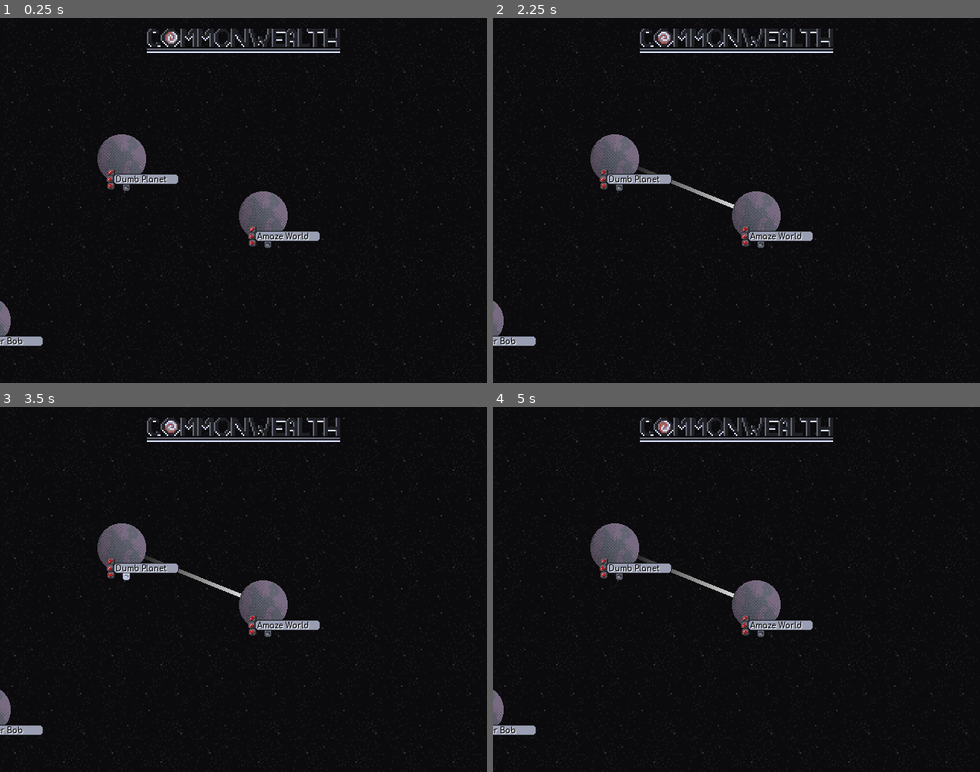
Above: before the commit, frames 1-4 (two rows, left to right).
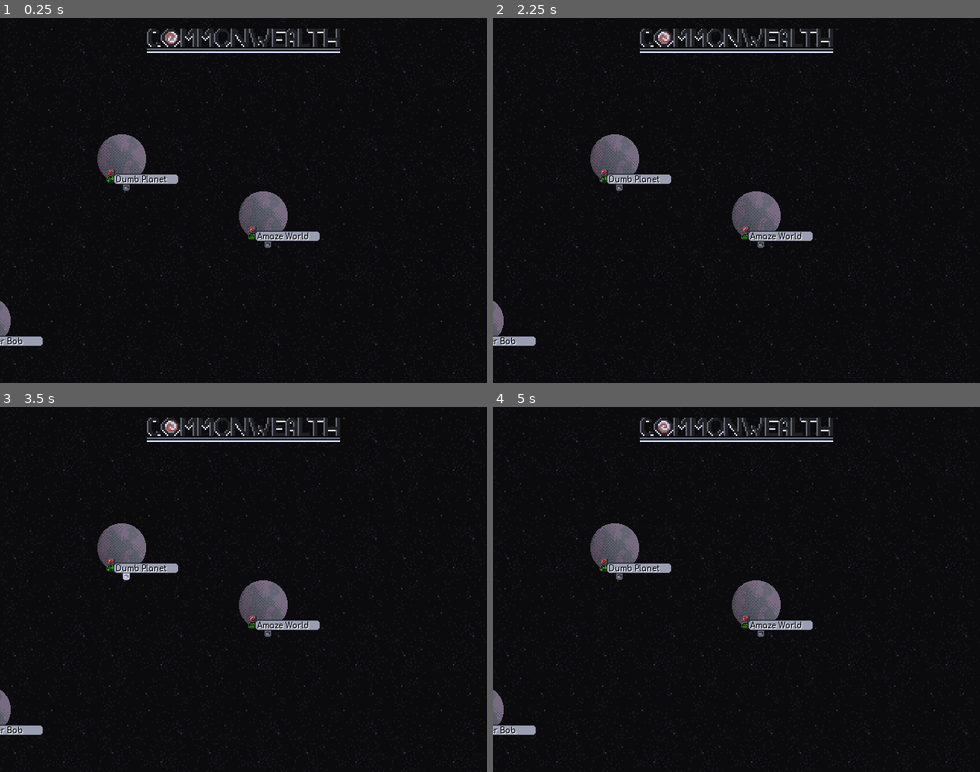
Above: after the commit, the same moments.

Repository: HumansAreHumans/CommonWealthGodot
Game: Godot game, scene res://scene/Main.tscn
Two runs of this game, one before a commit and one after it. Both use one fixed random seed, a clock stepped at 60 frames per second and the inputs below.
Inputs (mouse positions are in pixels of both pictures, inside the frame that each line leads up to):
- Up to frame 1 (0.25 s): no input
- Up to frame 2 (2.25 s): move the mouse to (755, 215) at 0.52 s; click (755, 215) at 0.67 s; tap Enter at 1.25 s; move the mouse to (760, 244) at 1.27 s; click (760, 244) at 1.42 s; move the mouse to (614, 160) at 2.02 s; click (614, 160) at 2.17 s
- Up to frame 3 (3.5 s): move the mouse to (126, 578) at 2.77 s; click (126, 578) at 2.92 s
- Up to frame 4 (5 s): move the mouse to (882, 644) at 3.52 s; click (882, 644) at 3.67 s; move the mouse to (590, 534) at 4.27 s; click (590, 534) at 4.42 s

The runs differ from the first frame. In frame 1, 0.1% of the frame differs, in the area x 22-53%, y 3-63%; in frame 2, 0.3%; in frame 3, 0.3%; in frame 4, 0.3%.

Commit message:
Added showing resource produced/consumed on planet

Diff:
--- a/scene/Main.tscn
+++ b/scene/Main.tscn
@@ -84,6 +84,7 @@
 
 [node name="UI" type="CanvasLayer" parent="." index="2"]
 
+editor/display_folded = true
 layer = 1
 offset = Vector2( 0, 0 )
 rotation = 0.0
@@ -114,6 +115,5 @@
 scale = Vector2( 2, 2 )
 frames = SubResource( 1 )
 animation = "default"
-frame = 1
 playing = true
 _sections_unfolded = [ "Transform" ]
--- a/scene/Planet.tscn
+++ b/scene/Planet.tscn
@@ -31,7 +31,7 @@
 custom_solver_bias = 0.0
 radius = 25.3542
 
-[node name="Planet" type="Area2D" index="0"]
+[node name="Planet" type="Area2D"]
 
 input_pickable = true
 gravity_vec = Vector2( 0, 1 )
@@ -102,3 +102,5 @@
 [connection signal="timeout" from="ProduceConsume" to="." method="_on_ProduceConsume_timeout"]
 
 [connection signal="timeout" from="GateTransfer" to="." method="_on_GateTransfer_timeout"]
+
+[connection signal="portal_link" from="PlanetHUD" to="." method="_on_PlanetHUD_portal_link"]
--- a/scene/PlanetHUD.tscn
+++ b/scene/PlanetHUD.tscn
@@ -10,9 +10,9 @@
 [ext_resource path="res://art/planet_hud/planet_hud16.png" type="Texture" id=8]
 [ext_resource path="res://art/planet_hud/planet_hud14.png" type="Texture" id=9]
 [ext_resource path="res://art/planet_hud/planet_hud15.png" type="Texture" id=10]
-[ext_resource path="res://PortalButton.gd" type="Script" id=11]
+[ext_resource path="res://script/PortalButton.gd" type="Script" id=11]
 
-[sub_resource type="DynamicFont" id=3]
+[sub_resource type="DynamicFont" id=1]
 
 size = 10
 use_mipmaps = false
@@ -39,12 +39,12 @@
 "speed": 5.0
 } ]
 
-[sub_resource type="RectangleShape2D" id=2]
+[sub_resource type="RectangleShape2D" id=3]
 
 custom_solver_bias = 0.0
 extents = Vector2( 4.69122, 4.69122 )
 
-[node name="PlanetHUD" type="Node2D"]
+[node name="PlanetHUD" type="Node2D" index="0"]
 
 script = ExtResource( 1 )
 _sections_unfolded = [ "Transform", "Z Index" ]
@@ -56,38 +56,39 @@
 
 [node name="r1" type="Sprite" parent="." index="1"]
 
-editor/display_folded = true
 texture = ExtResource( 3 )
 _sections_unfolded = [ "Transform" ]
 
 [node name="Resource" parent="r1" index="0" instance=ExtResource( 4 )]
 
 position = Vector2( -53.758, -16.8652 )
-animation = "bar"
-frame = 1
+animation = "r1"
+frame = 2
 
 [node name="r2" type="Sprite" parent="." index="2"]
 
-editor/display_folded = true
 texture = ExtResource( 5 )
 _sections_unfolded = [ "Transform" ]
 
 [node name="Resource" parent="r2" index="0" instance=ExtResource( 4 )]
 
+modulate = Color( 0.125, 1, 0, 1 )
 position = Vector2( -54.7012, -7.76308 )
-animation = "coal"
-frame = 0
+animation = "r2"
+frame = 2
+_sections_unfolded = [ "Material", "Visibility" ]
 
 [node name="r3" type="Sprite" parent="." index="3"]
 
 editor/display_folded = true
+visible = false
 texture = ExtResource( 6 )
 _sections_unfolded = [ "Transform" ]
 
 [node name="Resource" parent="r3" index="0" instance=ExtResource( 4 )]
 
 position = Vector2( -54.1742, 1.19659 )
-animation = "gem"
+animation = "r3"
 frame = 2
 
 [node name="Name" type="Label" parent="." index="4"]
@@ -116,7 +117,8 @@
 
 [node name="Portal" type="AnimatedSprite" parent="." index="5"]
 
-frames = SubResource( 1 )
+editor/display_folded = true
+frames = SubResource( 2 )
 animation = "unused"
 script = ExtResource( 11 )
 
@@ -134,7 +136,9 @@
 [node name="CollisionShape2D" type="CollisionShape2D" parent="Portal/Area2D" index="0"]
 
 position = Vector2( -33.9709, 4.20592 )
-shape = SubResource( 2 )
+shape = SubResource( 3 )
+
+[connection signal="wanted_link" from="Portal" to="." method="_on_Portal_wanted_link"]
 
 [connection signal="input_event" from="Portal/Area2D" to="Portal" method="_on_Area2D_input_event"]
 
--- a/scene/Resource.tscn
+++ b/scene/Resource.tscn
@@ -1,134 +1,134 @@
 [gd_scene load_steps=39 format=2]
 
-[ext_resource path="res://art/resources/resource2.png" type="Texture" id=1]
-[ext_resource path="res://art/resources/resource13.png" type="Texture" id=2]
-[ext_resource path="res://art/resources/resource14.png" type="Texture" id=3]
-[ext_resource path="res://art/resources/resource15.png" type="Texture" id=4]
-[ext_resource path="res://art/resources/resource8.png" type="Texture" id=5]
-[ext_resource path="res://art/resources/resource9.png" type="Texture" id=6]
-[ext_resource path="res://art/resources/resource10.png" type="Texture" id=7]
-[ext_resource path="res://art/resources/resource12.png" type="Texture" id=8]
-[ext_resource path="res://art/resources/resource1.png" type="Texture" id=9]
-[ext_resource path="res://art/resources/resource28.png" type="Texture" id=10]
-[ext_resource path="res://art/resources/resource29.png" type="Texture" id=11]
-[ext_resource path="res://art/resources/resource30.png" type="Texture" id=12]
-[ext_resource path="res://art/resources/resource31.png" type="Texture" id=13]
-[ext_resource path="res://art/resources/resource26.png" type="Texture" id=14]
-[ext_resource path="res://art/resources/resource6.png" type="Texture" id=15]
-[ext_resource path="res://art/resources/resource3.png" type="Texture" id=16]
-[ext_resource path="res://art/resources/resource4.png" type="Texture" id=17]
-[ext_resource path="res://art/resources/resource5.png" type="Texture" id=18]
-[ext_resource path="res://art/resources/resource34.png" type="Texture" id=19]
-[ext_resource path="res://art/resources/resource35.png" type="Texture" id=20]
-[ext_resource path="res://art/resources/resource36.png" type="Texture" id=21]
-[ext_resource path="res://art/resources/resource37.png" type="Texture" id=22]
-[ext_resource path="res://art/resources/resource32.png" type="Texture" id=23]
-[ext_resource path="res://art/resources/resource18.png" type="Texture" id=24]
-[ext_resource path="res://art/resources/resource19.png" type="Texture" id=25]
-[ext_resource path="res://art/resources/resource20.png" type="Texture" id=26]
-[ext_resource path="res://art/resources/resource21.png" type="Texture" id=27]
-[ext_resource path="res://art/resources/resource22.png" type="Texture" id=28]
-[ext_resource path="res://art/resources/resource23.png" type="Texture" id=29]
-[ext_resource path="res://art/resources/resource24.png" type="Texture" id=30]
-[ext_resource path="res://art/resources/resource25.png" type="Texture" id=31]
-[ext_resource path="res://art/resources/resource7.png" type="Texture" id=32]
-[ext_resource path="res://art/resources/resource11.png" type="Texture" id=33]
-[ext_resource path="res://art/resources/resource17.png" type="Texture" id=34]
-[ext_resource path="res://art/resources/resource16.png" type="Texture" id=35]
-[ext_resource path="res://art/resources/resource27.png" type="Texture" id=36]
-[ext_resource path="res://art/resources/resource33.png" type="Texture" id=37]
+[ext_resource path="res://art/resources/resource3.png" type="Texture" id=1]
+[ext_resource path="res://art/resources/resource4.png" type="Texture" id=2]
+[ext_resource path="res://art/resources/resource5.png" type="Texture" id=3]
+[ext_resource path="res://art/resources/resource13.png" type="Texture" id=4]
+[ext_resource path="res://art/resources/resource14.png" type="Texture" id=5]
+[ext_resource path="res://art/resources/resource15.png" type="Texture" id=6]
+[ext_resource path="res://art/resources/resource8.png" type="Texture" id=7]
+[ext_resource path="res://art/resources/resource9.png" type="Texture" id=8]
+[ext_resource path="res://art/resources/resource10.png" type="Texture" id=9]
+[ext_resource path="res://art/resources/resource12.png" type="Texture" id=10]
+[ext_resource path="res://art/resources/resource32.png" type="Texture" id=11]
+[ext_resource path="res://art/resources/resource17.png" type="Texture" id=12]
+[ext_resource path="res://art/resources/resource6.png" type="Texture" id=13]
+[ext_resource path="res://art/resources/resource2.png" type="Texture" id=14]
+[ext_resource path="res://art/resources/resource18.png" type="Texture" id=15]
+[ext_resource path="res://art/resources/resource19.png" type="Texture" id=16]
+[ext_resource path="res://art/resources/resource20.png" type="Texture" id=17]
+[ext_resource path="res://art/resources/resource21.png" type="Texture" id=18]
+[ext_resource path="res://art/resources/resource22.png" type="Texture" id=19]
+[ext_resource path="res://art/resources/resource23.png" type="Texture" id=20]
+[ext_resource path="res://art/resources/resource24.png" type="Texture" id=21]
+[ext_resource path="res://art/resources/resource25.png" type="Texture" id=22]
+[ext_resource path="res://art/resources/resource1.png" type="Texture" id=23]
+[ext_resource path="res://art/resources/resource33.png" type="Texture" id=24]
+[ext_resource path="res://art/resources/resource7.png" type="Texture" id=25]
+[ext_resource path="res://art/resources/resource34.png" type="Texture" id=26]
+[ext_resource path="res://art/resources/resource35.png" type="Texture" id=27]
+[ext_resource path="res://art/resources/resource36.png" type="Texture" id=28]
+[ext_resource path="res://art/resources/resource37.png" type="Texture" id=29]
+[ext_resource path="res://art/resources/resource27.png" type="Texture" id=30]
+[ext_resource path="res://art/resources/resource16.png" type="Texture" id=31]
+[ext_resource path="res://art/resources/resource11.png" type="Texture" id=32]
+[ext_resource path="res://art/resources/resource26.png" type="Texture" id=33]
+[ext_resource path="res://art/resources/resource28.png" type="Texture" id=34]
+[ext_resource path="res://art/resources/resource29.png" type="Texture" id=35]
+[ext_resource path="res://art/resources/resource30.png" type="Texture" id=36]
+[ext_resource path="res://art/resources/resource31.png" type="Texture" id=37]
 
 [sub_resource type="SpriteFrames" id=1]
 
 animations = [ {
-"frames": [ ExtResource( 1 ) ],
+"frames": [ ExtResource( 1 ), ExtResource( 2 ), ExtResource( 3 ) ],
 "loop": true,
-"name": "gem-hover",
+"name": "r3",
 "speed": 5.0
 }, {
-"frames": [ ExtResource( 2 ), ExtResource( 3 ), ExtResource( 4 ) ],
+"frames": [ ExtResource( 4 ), ExtResource( 5 ), ExtResource( 6 ) ],
 "loop": true,
-"name": "coal",
+"name": "r2",
 "speed": 5.0
 }, {
-"frames": [ ExtResource( 5 ), ExtResource( 6 ), ExtResource( 7 ) ],
+"frames": [ ExtResource( 7 ), ExtResource( 8 ), ExtResource( 9 ) ],
 "loop": true,
-"name": "bar",
+"name": "r1",
 "speed": 5.0
 }, {
-"frames": [ ExtResource( 8 ) ],
+"frames": [ ExtResource( 10 ) ],
 "loop": true,
-"name": "coal-hover",
+"name": "r2-hover",
 "speed": 5.0
 }, {
-"frames": [ ExtResource( 9 ) ],
+"frames": [ ExtResource( 11 ) ],
 "loop": true,
-"name": "gem-inactive",
+"name": "u2-inactive",
 "speed": 5.0
 }, {
-"frames": [ ExtResource( 10 ), ExtResource( 11 ), ExtResource( 12 ), ExtResource( 13 ) ],
+"frames": [ ExtResource( 12 ) ],
 "loop": true,
-"name": "tank",
+"name": "u1-hover",
+"speed": 5.0
+}, {
+"frames": [ ExtResource( 13 ) ],
+"loop": true,
+"name": "r1-inactive",
 "speed": 5.0
 }, {
 "frames": [ ExtResource( 14 ) ],
 "loop": true,
-"name": "tank-inactive",
+"name": "r3-hover",
 "speed": 5.0
 }, {
-"frames": [ ExtResource( 15 ) ],
+"frames": [ ExtResource( 15 ), ExtResource( 16 ), ExtResource( 17 ), ExtResource( 18 ), ExtResource( 19 ), ExtResource( 20 ), ExtResource( 21 ), ExtResource( 22 ) ],
 "loop": true,
-"name": "bar-inactive",
-"speed": 5.0
-}, {
-"frames": [ ExtResource( 16 ), ExtResource( 17 ), ExtResource( 18 ) ],
-"loop": true,
-"name": "gem",
-"speed": 5.0
-}, {
-"frames": [ ExtResource( 19 ), ExtResource( 20 ), ExtResource( 21 ), ExtResource( 22 ) ],
-"loop": true,
-"name": "hat",
+"name": "u1",
 "speed": 5.0
 }, {
 "frames": [ ExtResource( 23 ) ],
 "loop": true,
-"name": "hat-inactive",
+"name": "r3-inactive",
 "speed": 5.0
 }, {
-"frames": [ ExtResource( 24 ), ExtResource( 25 ), ExtResource( 26 ), ExtResource( 27 ), ExtResource( 28 ), ExtResource( 29 ), ExtResource( 30 ), ExtResource( 31 ) ],
+"frames": [ ExtResource( 24 ) ],
 "loop": true,
-"name": "cylon",
+"name": "u2-hover",
+"speed": 5.0
+}, {
+"frames": [ ExtResource( 25 ) ],
+"loop": true,
+"name": "r1-hover",
+"speed": 5.0
+}, {
+"frames": [ ExtResource( 26 ), ExtResource( 27 ), ExtResource( 28 ), ExtResource( 29 ) ],
+"loop": true,
+"name": "u2",
+"speed": 5.0
+}, {
+"frames": [ ExtResource( 30 ) ],
+"loop": true,
+"name": "u3-hover",
+"speed": 5.0
+}, {
+"frames": [ ExtResource( 31 ) ],
+"loop": true,
+"name": "u1-inactive",
 "speed": 5.0
 }, {
 "frames": [ ExtResource( 32 ) ],
 "loop": true,
-"name": "bar-hover",
+"name": "r2-inactive",
 "speed": 5.0
 }, {
 "frames": [ ExtResource( 33 ) ],
 "loop": true,
-"name": "coal-inactive",
+"name": "u3-inactive",
 "speed": 5.0
 }, {
-"frames": [ ExtResource( 34 ) ],
+"frames": [ ExtResource( 34 ), ExtResource( 35 ), ExtResource( 36 ), ExtResource( 37 ) ],
 "loop": true,
-"name": "cylon-hover",
-"speed": 5.0
-}, {
-"frames": [ ExtResource( 35 ) ],
-"loop": true,
-"name": "cylon-inactive",
-"speed": 5.0
-}, {
-"frames": [ ExtResource( 36 ) ],
-"loop": true,
-"name": "tank-hover",
-"speed": 5.0
-}, {
-"frames": [ ExtResource( 37 ) ],
-"loop": true,
-"name": "hat-hover",
+"name": "u3",
 "speed": 5.0
 } ]
 
--- a/script/Main.gd
+++ b/script/Main.gd
@@ -21,15 +21,13 @@
 	planet_instance.ID = i
 	planet_instance.set_name("Planet" + str(i))
 	planet_instance.position = Vector2(randf() * PLANET_SPREAD - PLANET_SPREAD/2, randf() * PLANET_SPREAD - PLANET_SPREAD/2)
-	planet_instance.connect("clicked", self, "_planet_clicked", [i])
+	planet_instance.connect("portal_link", self, "_portal_wanted_link")
 	add_child(planet_instance)
 	i += 1
 	return planet_instance
 
-func _planet_clicked(idx):
-	if last_clicked >= 0:
-		planets[last_clicked].add_gate(planets[idx])
-	last_clicked = idx
+func _portal_wanted_link():
+	print("did want")
 
 func _unhandled_input(event):
 	if event is InputEventMouseButton:
--- a/script/Planet.gd
+++ b/script/Planet.gd
@@ -7,6 +7,7 @@
 signal clicked
 signal produced
 signal consumed
+signal portal_link
 
 const PLANET_TYPES = ["small", "medium", "large"]
 
@@ -78,12 +79,17 @@
 	PLANET_NAME = NameGen.GenerateName()
 	set_process_input(true)
 	PLANET_TYPE = PLANET_TYPES[randi() % 3]
+	CONSUMES = "r%d" % (randi() % 3 + 1)
+	PRODUCES = "r%d" % (randi() % 3 + 1)
+	while PRODUCES == CONSUMES:
+		PRODUCES = "r%d" % (randi() % 3 + 1)
+
 	$Type.animation = PLANET_TYPE
 	emit_signal("loaded")
 
 func _process(delta):
 	for i in range(GATES.size()):
-		get_node("Gate" + str(i)).set_point_position(1, GATES[i].position - position)
+		get_node("Gate%d" % i).set_point_position(1, GATES[i].position - position)
 
 func _on_ProduceConsume_timeout():
 	units[PRODUCES] += 1
@@ -98,3 +104,6 @@
 		if item && units[item] > 0:
 			units[item] -= 1
 			GATES[i].take(item, 1)
+
+func _on_PlanetHUD_portal_link():
+	emit_signal("portal_link")
--- a/script/PlanetHUD.gd
+++ b/script/PlanetHUD.gd
@@ -1,12 +1,17 @@
 extends Node2D
 
-# class member variables go here, for example:
-# var a = 2
-# var b = "textvar"
+signal portal_link
 
 func _ready():
 	get_parent().connect("loaded", self, "_loaded_Planet")
 
 func _loaded_Planet():
-	print(get_parent().PLANET_NAME)
 	$Name.text = get_parent().PLANET_NAME
+	var produces = get_parent().PRODUCES
+	var consumes = get_parent().CONSUMES
+	consumes[0] = "u"
+	$r1/Resource.play(produces)
+	$r2/Resource.play(consumes)
+
+func _on_Portal_wanted_link():
+	emit_signal("portal_link")
--- a/PortalButton.gd
+++ b/script/PortalButton.gd
@@ -3,7 +3,6 @@
 signal wanted_link
 
 var active = false
-
 
 func _on_Area2D_mouse_entered():
 	play("active")
Not shown: 2 places in scene/PlanetHUD.tscn that only renumber resources
